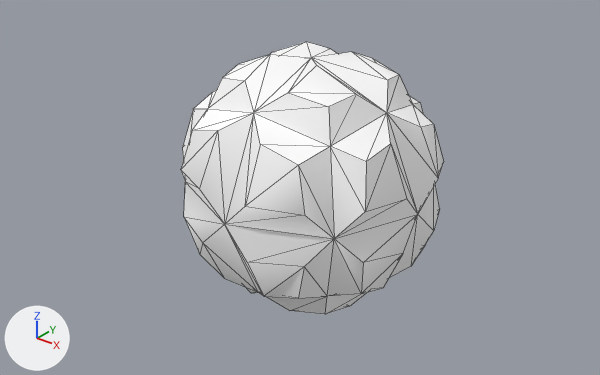
The OBJ model Assets/Art/Nova1492/GXConverted/Models/UnitParts/Accessories/datan_common_rune03_47ee22d0.obj, before and after one commit.
Before and after are seen from a 50 mm camera at (1.5, -1.929, 1.552) aimed at (-0.033, -0.013, 0.365). Lighting does not change. The marker at lower left points along +X, +Y and +Z. The picture after the commit comes second. Mesh edges are drawn as thin lines. Where no turn or scale is listed for an object, it has been applied to the vertices.

The scene before the commit, as lines of its bpy script (objects in view):
```python
me_datan_common_rune03_47ee22d0 = bpy.data.meshes.new('datan_common_rune03_47ee22d0')
me_datan_common_rune03_47ee22d0.from_pydata(...)  # 122 vertices, 238 faces; spans x -0.415..0.415, y -0.41..0.41, z -0.014..0.821
me_datan_common_rune03_47ee22d0.materials.append(mat_datan_common_rune03_47ee22d0)  # its picture is missing
ob_datan_common_rune03_47ee22d0 = bpy.data.objects.new('datan_common_rune03_47ee22d0', me_datan_common_rune03_47ee22d0)
ob_datan_common_rune03_47ee22d0.location = (0.0, 0.0, 0.0)
```
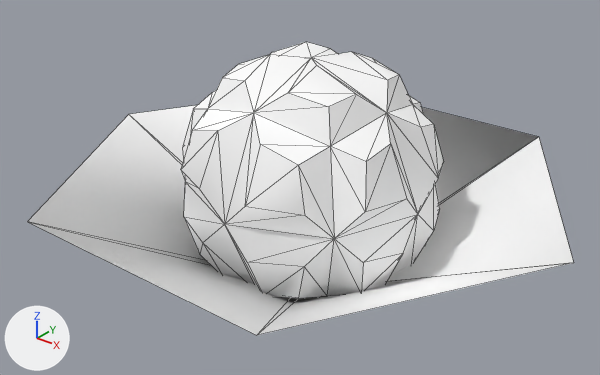
Pixel boxes [x1, y1, x2, y2] of what changed, in the pictures (600 x 375 px):
'datan_common_rune03_47ee22d0_mesh06', added
    after: [27, 105, 574, 335]

Diff of the bpy script that builds the scene:
```diff
--- a/Assets/Art/Nova1492/GXConverted/Models/UnitParts/Accessories/datan_common_rune03_47ee22d0.obj.py
+++ b/Assets/Art/Nova1492/GXConverted/Models/UnitParts/Accessories/datan_common_rune03_47ee22d0.obj.py
@@ me_datan_common_rune03_47ee22d0_mesh06 @@
+me_datan_common_rune03_47ee22d0_mesh06.from_pydata([(0.44, 0.76, 0.42), (0.03, 0.0, 0.0), (0.88, 0.0, 0.42), (0.02, 0.03, 0.0), (-0.44, 0.76, 0.42), (-0.02, 0.03, 0.0), (-0.88, 0.0, 0.42), (-0.03, 0.0, 0.0), (-0.44, -0.76, 0.42), (-0.02, -0.03, 0.0), (0.44, -0.76, 0.42), (0.02, -0.03, 0.0)], [], [(0, 1, 2), (3, 1, 0), (6, 5, 4), (7, 5, 6), (8, 7, 6), (9, 7, 8), (10, 9, 8), (11, 9, 10), (2, 11, 10), (1, 11, 2), (3, 4, 0), (3, 5, 4)])
+me_datan_common_rune03_47ee22d0_mesh06.materials.append(mat_datan_common_rune03_47ee22d0)  # its picture is missing
@@ ob_datan_common_rune03_47ee22d0_mesh06 @@
+ob_datan_common_rune03_47ee22d0_mesh06 = bpy.data.objects.new('datan_common_rune03_47ee22d0_mesh06', me_datan_common_rune03_47ee22d0_mesh06)
+ob_datan_common_rune03_47ee22d0_mesh06.location = (0.0, 0.0, 0.0)
```
